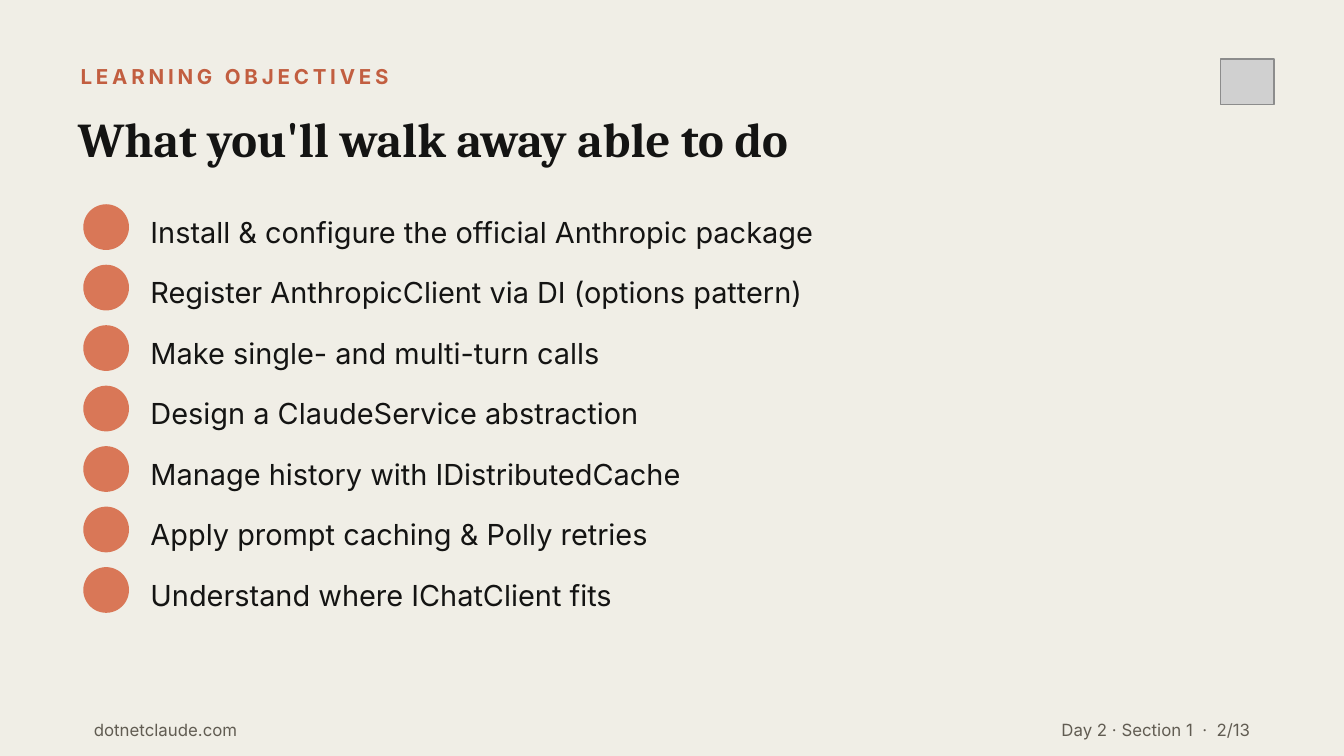
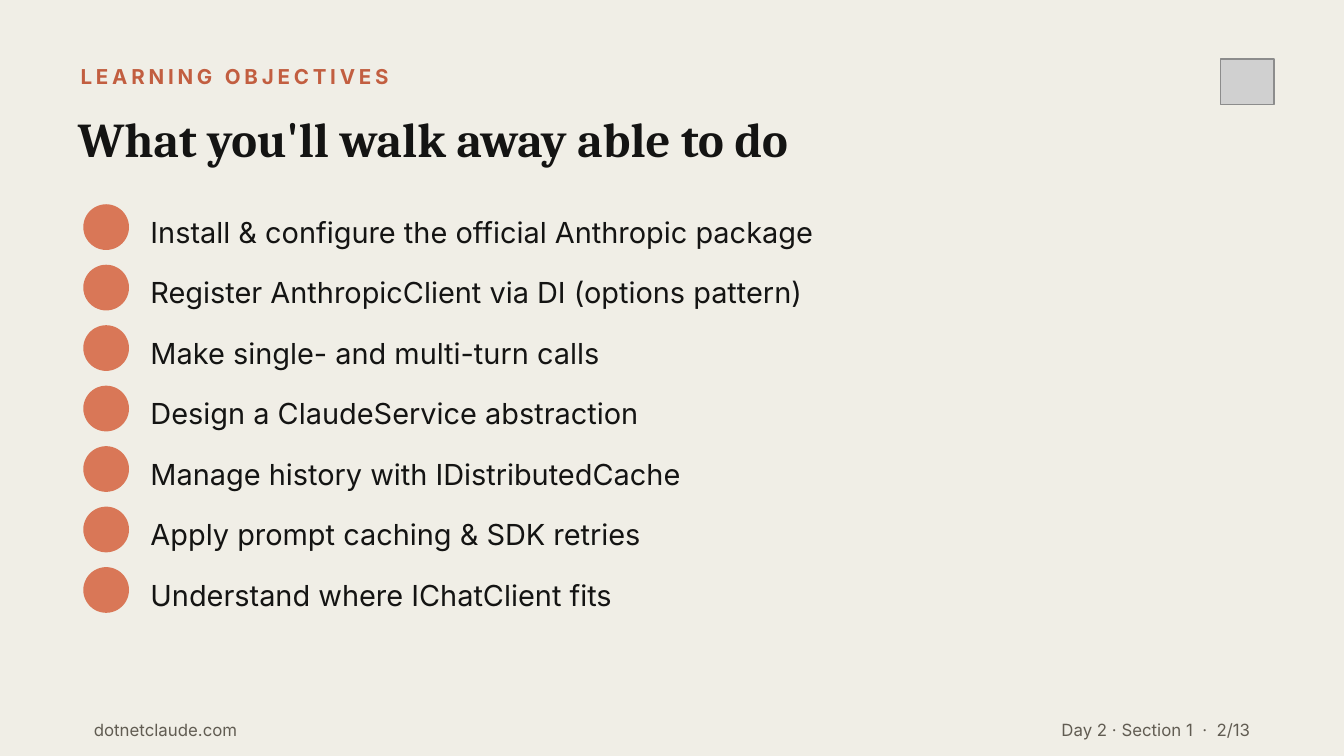
Before and after one commit to cwoodruff/dotnet-claude-workshop-content, a slide deck: slide 2 of decks/Day 2/Day2-Section1-CSharp-SDK-Fundamentals.pptx. Drawn at 1344x756 pixels with LibreOffice and Linux fonts; fonts in the diff are those of the drawing; grey boxes stand for pictures; background and template pictures are left out. Boxes give left, top, right and bottom in pixels: in the first picture for what was removed or moved away, otherwise in the second. Text is boxed around its words. In the diff, an @@ line names an element or a change of style, - is before the commit and + after.

```diff
--- a/decks/Day 2/Day2-Section1-CSharp-SDK-Fundamentals.pptx
+++ b/decks/Day 2/Day2-Section1-CSharp-SDK-Fundamentals.pptx
@@ text at (150, 523, 640, 552): text changed @@
-Apply prompt caching & Polly retries
+Apply prompt caching & SDK retries
```
Also in this commit, not shown: 1 other slide changed, 45 other files.
